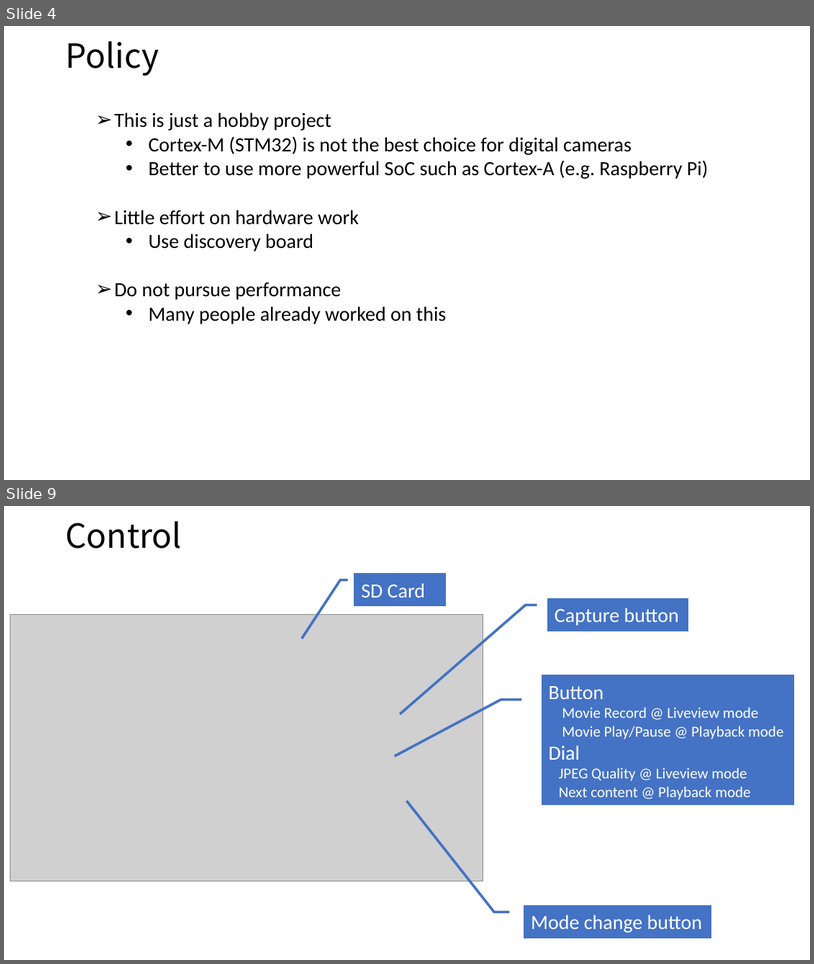
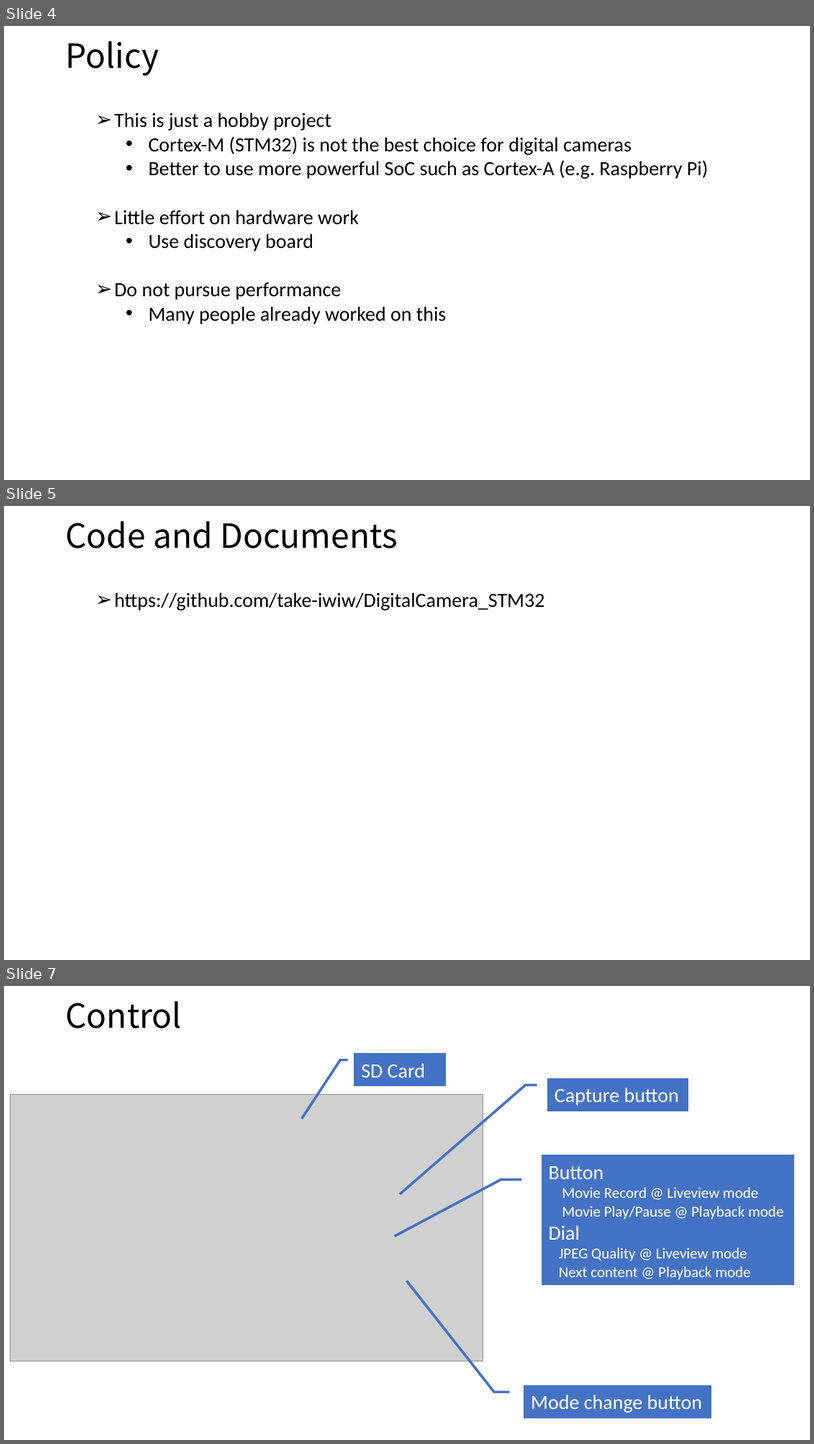
Before and after one commit to iwatake2222/DigitalCamera_STM32, a slide deck: 01_doc/DigitalCameraDesignDocument.pptx. Shown one above the other, each under a label of ours: slides 4 and 9 before the commit, slides 4, 5 and 7 after it; the slides between them are not shown. The pictures are 814x964 and 814x1444 pixels, drawn with LibreOffice and Linux fonts; fonts in the diff are those of the drawing; grey boxes stand for pictures. Boxes give left, top, right and bottom in pixels: in the first picture for what was removed or moved away, otherwise in the second. Text is boxed around its words. In the diff, an @@ line names an element or a change of style, - is before the commit and + after.

```diff
--- a/01_doc/DigitalCameraDesignDocument.pptx
+++ b/01_doc/DigitalCameraDesignDocument.pptx
@@ slide 5 added at (4,506,810,960), background #FFFFFF @@
@@ title added at (65,521,398,548), 39.6 pt, text #000000 @@
+Code and Documents
@@ text added at (114,592,545,610), 24 pt, text #000000 @@
+➢ https://github.com/take-iwiw/DigitalCamera_STM32
@@ what was slide 9 is now slide 7 @@
```
Also in this commit, not shown: 4 slides changed, 1 slide removed, 9 other files.
